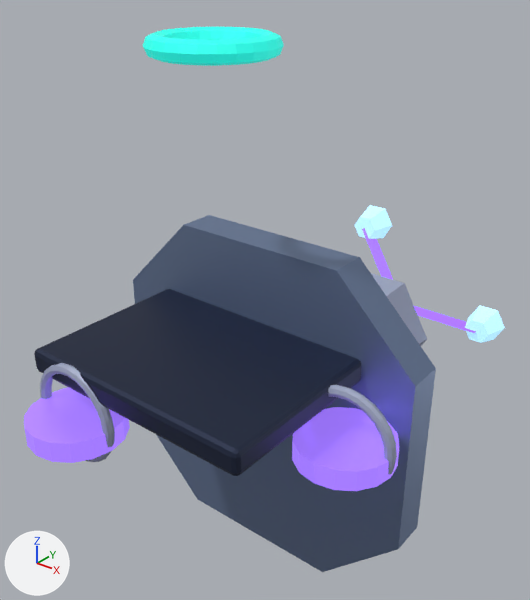
An edit to the Blender file assets/models/source/buildings/factions/lumen_radar.blend, drawn before and after from the same camera.
Camera for both pictures: a 50 mm camera at (2.04, -2.23, 2.16) aimed at (-0.1, 0.45, 0.49). Arrows for +X, +Y and +Z are at lower left; the lights stay in place. The first picture is the older version.

In view in the first picture: 'Floating central armor slab', 'Flux suspension pad', 'Flux suspension pad.002', 'Geometric levitation plinth', 'Magnetic containment lip', 'Magnetic containment lip.002', 'Sensor induction ring', 'Tall sensor monolith', 'Wing lens', 'Wing lens.001' and 2 more.
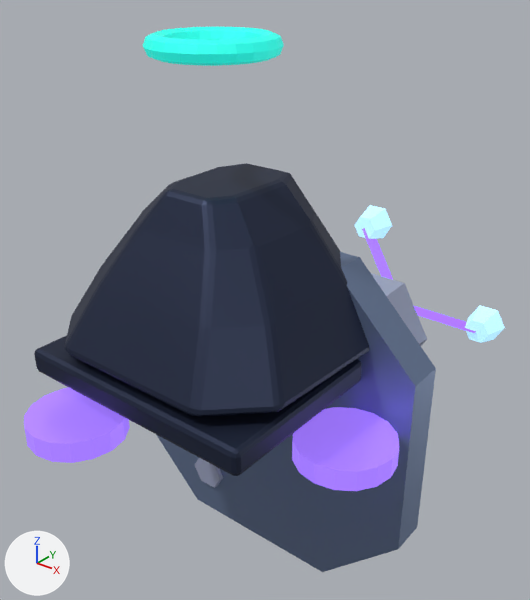
Pixel boxes [x1, y1, x2, y2] of what changed, in the pictures (530 x 600 px):
'Sensor array · rising signal plinth', added (dark blue)
    after: [65, 163, 369, 417]
'Magnetic containment lip.002', deleted
    before: [40, 363, 115, 462]
'Magnetic containment lip', deleted
    before: [328, 385, 397, 485]
'Faceted gravitic foot.002', added
    after: [195, 458, 223, 488]
'Floating central armor slab', unchanged, covered by the edit
    before: [34, 289, 362, 476]
    after: [34, 335, 362, 476]

The change in detail:
Mesh me_sensor_array___rising_signal_plinth___designed_hard_surface_mesh is new.
It has 40 vertices, 34 faces and spans x -0.662..0.662, y -0.605..0.605, z 0.42..1.24.
It uses material mat_lumen___dark_005 (dark blue #2c354d).
Mesh me_faceted_gravitic_foot___facet_mesh_017 is new.
It has 18 vertices, 14 faces and spans x -0.51..-0.19, y 0.22..0.49, z -0.744..-0.467.
It uses material mat_lumen___light_005 (greyish blue #a6adc8).
Object 'Magnetic containment lip' (ob_magnetic_containment_lip) is deleted.
Object 'Magnetic containment lip.002' (ob_magnetic_containment_lip_002) is deleted.
Object 'Sensor array · rising signal plinth' (ob_sensor_array___rising_signal_plinth) is new; it shows me_sensor_array___rising_signal_plinth___designed_hard_surface_mesh.
Its parent is ob_solarit___lumen___radar.
Its location is (0.0, 0.0, 0.0).
It gains a BEVEL modifier named 'Small machined edge highlights'.
Modifier setting: width = 0.0246.
Modifier setting: width_pct = 0.0246.
Modifier setting: segments = 2.
It gains a WEIGHTED_NORMAL modifier named 'Planar surface normals'.
Modifier setting: keep_sharp = True.
Object 'Faceted gravitic foot.002' (ob_faceted_gravitic_foot_002) is new; it shows me_faceted_gravitic_foot___facet_mesh_017.
Its parent is ob_solarit___lumen___radar.
Its location is (0.0, 0.0, 0.0).
